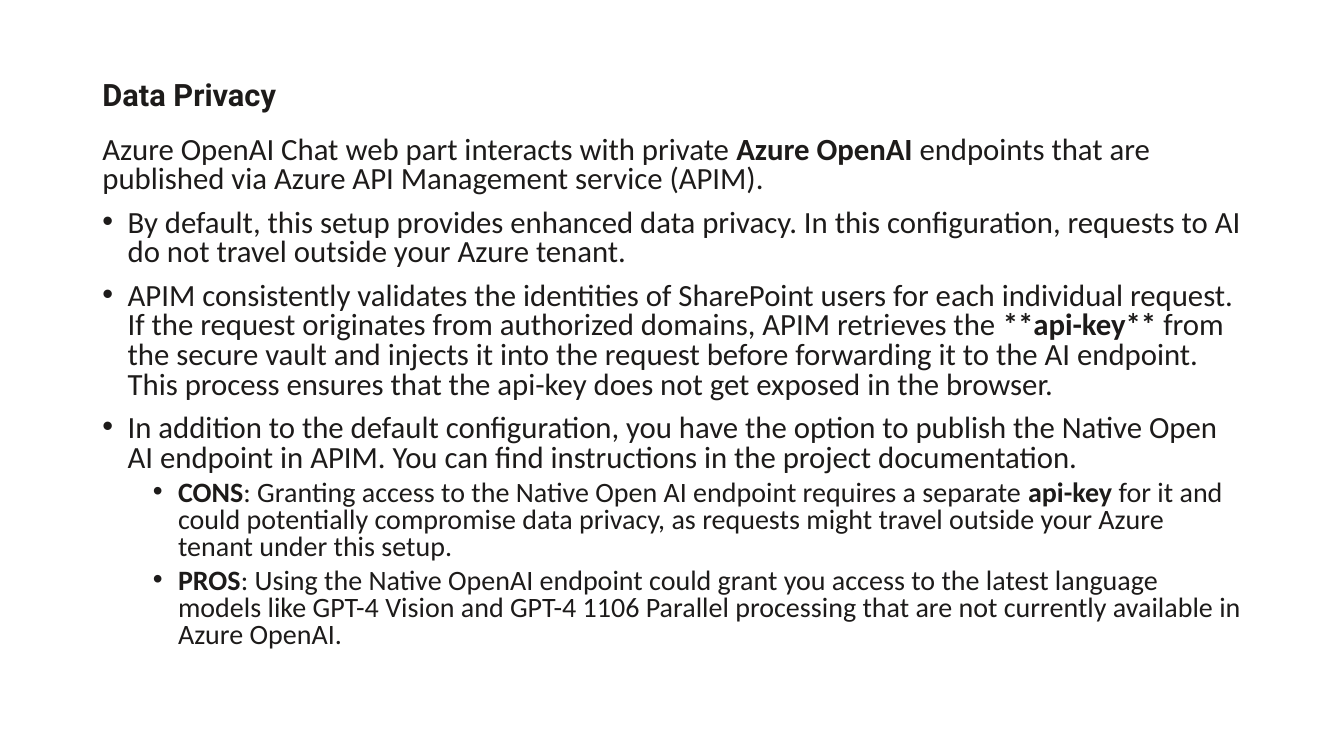
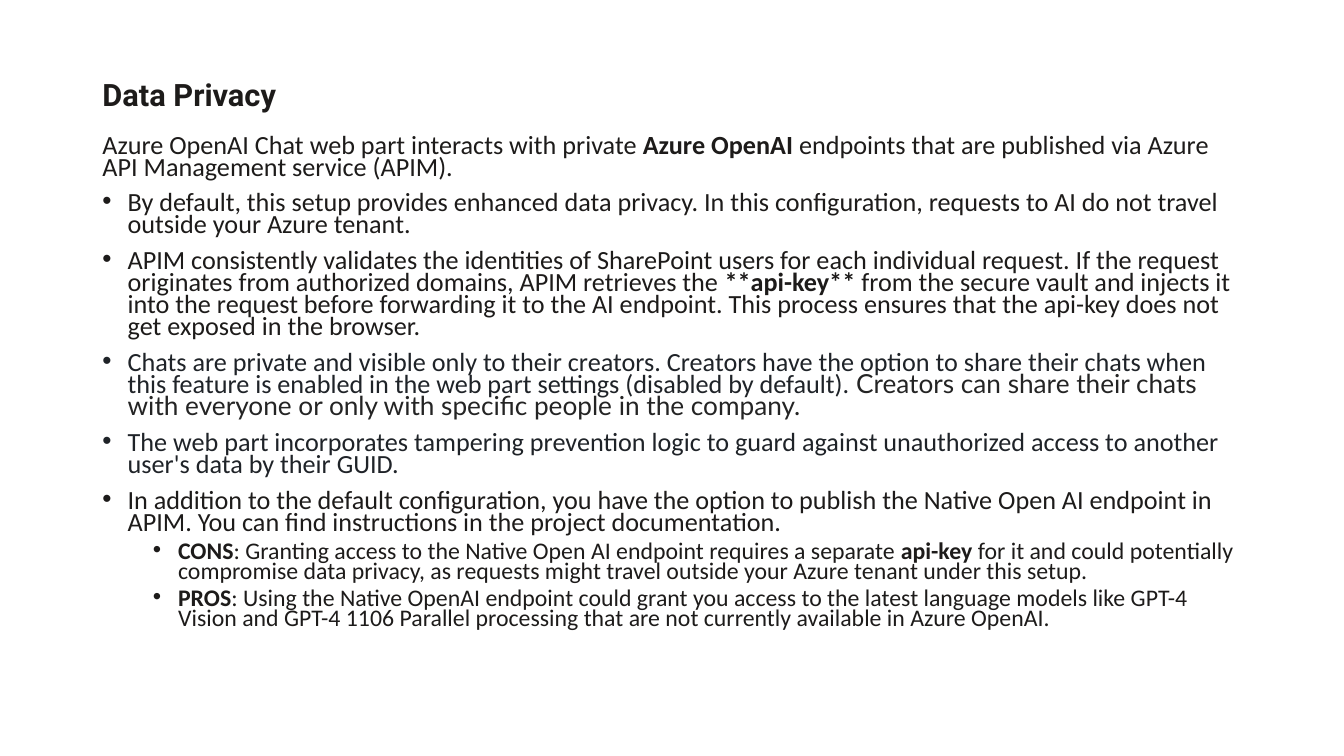
Before and after one commit to Paul-Borisov/react-azure-open-ai-chat-web-part-spfx, a slide deck: slide 3 of docs/azure-openai-chat-web-part-presentation.pptx. Drawn at 1344x756 pixels with LibreOffice and Linux fonts; fonts in the diff are those of the drawing. Boxes give left, top, right and bottom in pixels: in the first picture for what was removed or moved away, otherwise in the second. Text is boxed around its words. In the diff, an @@ line names an element or a change of style, - is before the commit and + after.

Commit message:
Documentation + ChatWebApi with data tampering prevention logic

```diff
--- a/docs/azure-openai-chat-web-part-presentation.pptx
+++ b/docs/azure-openai-chat-web-part-presentation.pptx
@@ text at <box>102,135,1233,630</box>: size 22 to 18.7 pt in "Azure OpenAI Chat web part interacts with ...", "By default, this setup provides enhanced data ...", "APIM consistently validates the identities of SharePoint ...", "In addition to the default configuration, you ..."; size 20 to 17 pt in "CONS: Granting access to the Native Open ...", "PROS: Using the Native OpenAI endpoint could ..."; line spacing 0.8 to 0.7 @@
@@ text at <box>128,352,1219,478</box>: paragraphs added @@
+• Chats are private and visible only to their creators. Creators have the option to share their chats when this feature is enabled in the web part settings (disabled by default). Creators can share their chats with everyone or only with specific people in the company.
+• The web part incorporates tampering prevention logic to guard against unauthorized access to another user's data by their GUID.
```
Also in this commit, not shown: 1 other slide changed, 7 other files.
